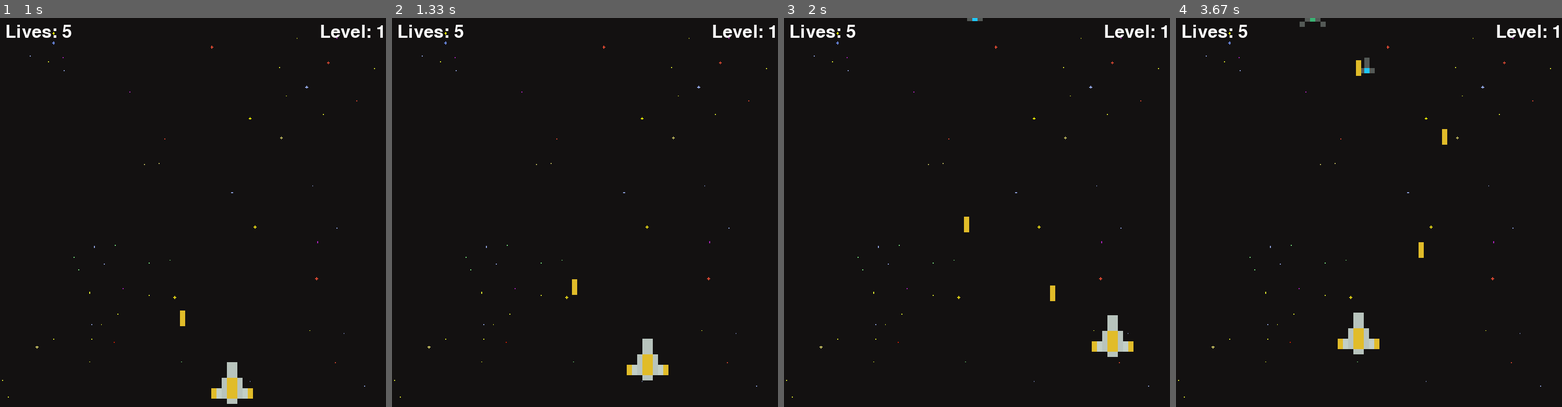
Above: before the commit, frames 1-4 (left to right).
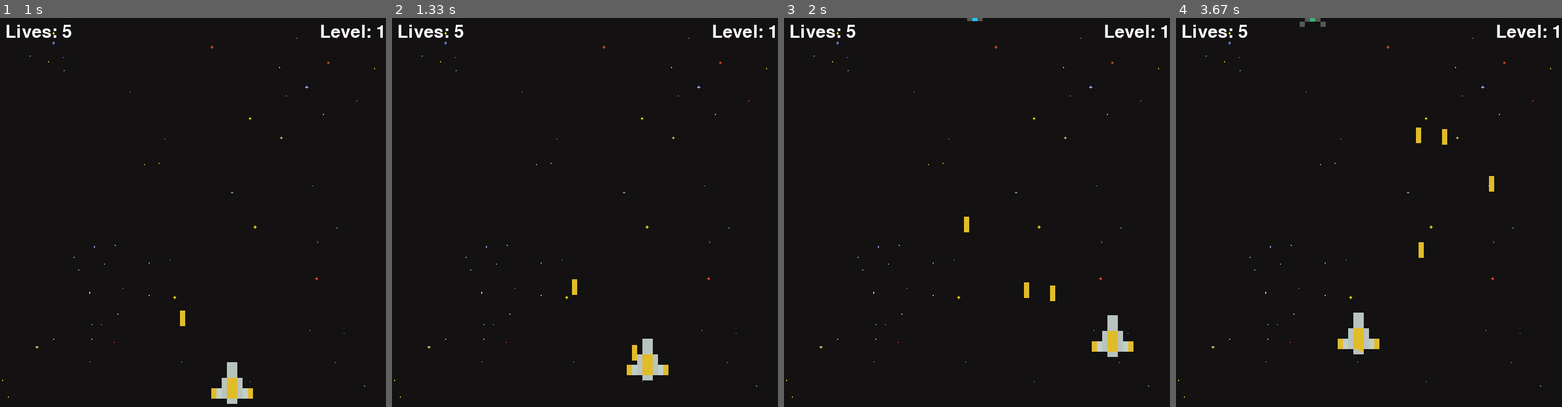
Above: after the commit, the same moments.

Repository: Harsh-2909/Space-Shooter-Pygame
Game: pygame game, started from main.py
Two runs of this game, one before a commit and one after it. Both use one fixed random seed, a clock stepped at 60 frames per second and the inputs below.
Inputs:
- Up to frame 1 (1 s): tap Space at 0.33, 0.73 s; hold Right from 0.67 s (still down)
- Up to frame 2 (1.33 s): tap Space at 1.03, 1.23 s; release Right at 1.13 s; hold Up from 1.17 s (still down)
- Up to frame 3 (2 s): release Up at 1.47 s; hold Right 1.5-1.97 s; tap Space at 1.57, 1.87 s
- Up to frame 4 (3.67 s): hold Left 2-2.53 s; tap Space at 2.07, 2.37, 2.63, 2.97, 3.27, 3.4 s; hold Down 2.57-2.87 s; hold Left 2.9-3.3 s; hold Up from 3.33 s (still down)

Frame 1 is identical in both runs. In frame 2, less than 0.1% of the frame differs, in the area x 62-64%, y 84-89%; in frame 3, less than 0.1%; in frame 4, 0.3%, in the area x 46-83%, y 10-86%.

Commit message:
Reworked on cooldown and collision. Made the game playable with bug fixes

Diff:
--- a/main.py
+++ b/main.py
@@ -38,7 +38,7 @@
         self.y -= laser_velo
 
     def off_screen(self, height):
-        return self.y <= height and self.y >= 0
+        return self.y > height or self.y < 0
 
     def collision(self, obj):
         return collide(self, obj)
@@ -46,6 +46,7 @@
 
 # Ship Parent class to inherit player and enemy ship class
 class Ship:
+    COOLDOWN = 30
     def __init__(self, x, y, health= 100):
         self.x = x
         self.y = y
@@ -57,7 +58,31 @@
 
     def draw(self, window):
         window.blit(self.ship_img, (self.x, self.y))
-        # pygame.draw.rect(window, (255,0,0), (self.x, self.y, 50, 50), 0) # Window, Color, (Position, width, height), Thickness
+        # DRAWING LASER
+        for laser in self.lasers:
+            laser.draw(window)
+
+    def move_lasers(self, vel, obj):
+        self.cooldown()
+        for laser in self.lasers:
+            laser.move(vel)
+            if laser.off_screen(HEIGHT):
+                self.lasers.remove(laser)
+            elif laser.collision(obj):
+                obj.health -= 10
+                self.lasers.remove(laser)
+
+    def cooldown(self):
+        if self.cool_down_counter >= self.COOLDOWN:
+            self.cool_down_counter = 0
+        elif self.cool_down_counter > 0:
+            self.cool_down_counter += 1
+
+    def shoot(self):
+        if self.cool_down_counter == 0:
+            laser = Laser(self.x, self.y, self.laser_img)
+            self.lasers.append(laser)
+            self.cool_down_counter = 1
 
     def get_width(self):
         return self.ship_img.get_width()
@@ -73,6 +98,18 @@
         self.laser_img = YELLOW_LASER
         self.mask = pygame.mask.from_surface(self.ship_img)
         self.max_health = health
+
+    def move_lasers(self, vel, objs):
+        self.cooldown()
+        for laser in self.lasers:
+            laser.move(vel)
+            if laser.off_screen(HEIGHT):
+                self.lasers.remove(laser)
+            else:
+                for obj in objs:
+                    if laser.collision(obj):
+                        objs.remove(obj)
+                        self.lasers.remove(laser)
 
 # Enemy ship class which inherits from ship class
 class Enemy(Ship):
@@ -138,9 +175,6 @@
             lost_label = main_font.render("YOU LOST!", 1, (255,255,255))
             WIN.blit(lost_label, ((WIDTH-lost_label.get_width())//2, (HEIGHT-lost_label.get_height())//2))
 
-        # DRAWING LASERS
-        for laser in player.lasers:
-            laser.draw(WIN)
         # UPDATING THE DISPLAY
         pygame.display.update()
 
@@ -178,20 +212,14 @@
             player.y -= PLAYER_VEL
         if (keys[pygame.K_s] or keys[pygame.K_DOWN]) and player.y + PLAYER_VEL + player.get_height() < HEIGHT: # down
             player.y += PLAYER_VEL
-        if keys[pygame.K_SPACE] and player.cool_down_counter == 0:
-            laser = Laser(player.x, player.y, player.laser_img)
-            player.lasers.append(laser)
-            player.cool_down_counter = FPS * 1
-
-        if player.cool_down_counter:
-            player.cool_down_counter -= 1
+        if keys[pygame.K_SPACE]:
+            player.shoot()
 
         for enemy in enemies[:]:
             enemy.move(ENEMY_VEL)
+            enemy.move_lasers(LASER_VELO, player)
             if enemy.y + enemy.get_height() > HEIGHT:
                 lives -= 1
                 enemies.remove(enemy)
-
-        for laser in player.lasers:
-            laser.move(LASER_VELO)
+        player.move_lasers(LASER_VELO, enemies)
 main()
